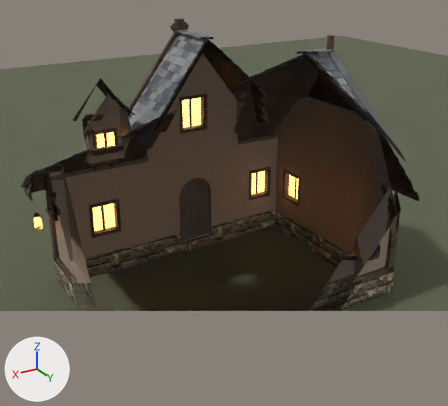
Two versions of the Blender file GameClient/ArtSource/Silverbrook/Cottage3/SilverbrookCottage3.blend, one commit apart.
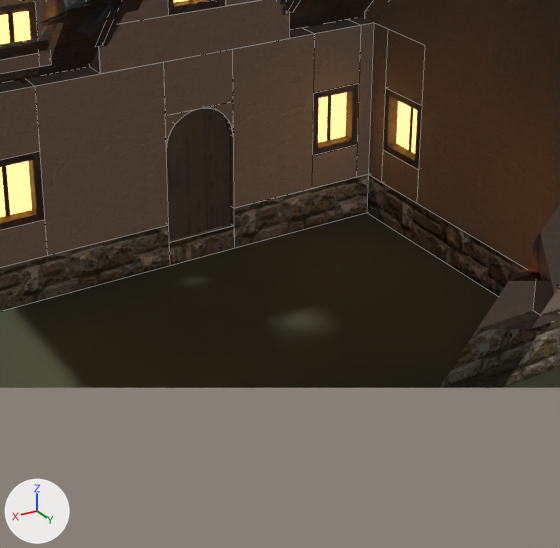
Old and new are each drawn whole from a camera (50 mm lens) standing at (6.72, 11.63, 7.83) and looking at (-0.02, 0.4, 2.21) and again close up on the part from 22% to 82% of the width and 31% to 95% of the height. The lights are fixed; the arrows at lower left show +X, +Y and +Z. The older version's two pictures come first. The close-ups show mesh edges as thin lines. Everything nearer to the camera than a plane just in front of the edit is cut away.

Objects in the first close-up: 'Ground', 'SM_SBCottage3_Details', 'SM_SBCottage3_Door1', 'SM_SBCottage3_Masonry', 'SM_SBCottage3_Plaster', 'SM_SBCottage3_Roof', 'SM_SBCottage3_Timber'.
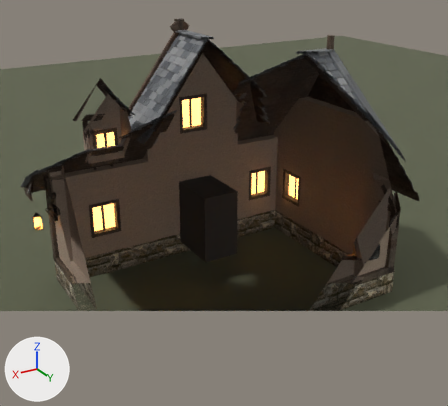
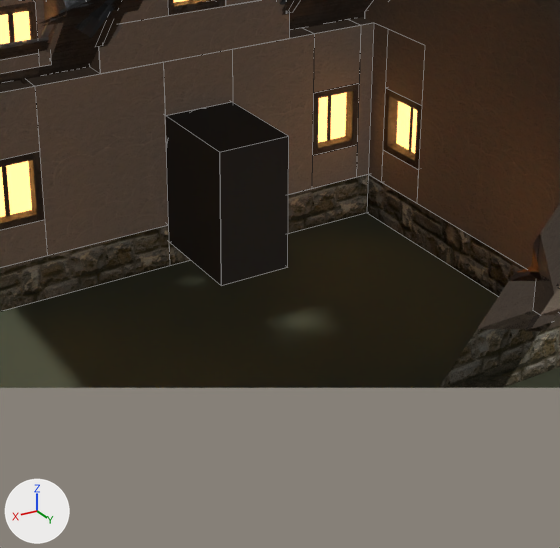
Boxes (x1, y1, x2, y2) around the edits, measured in the close-ups (560 x 548 px):
'SM_SBCottage3_EntryRooms', added: after (166, 102, 289, 286)
'SM_SBCottage3_Door1', unchanged, covered by the edit: before (166, 108, 231, 240)

Edits to the bpy script that builds the scene:
```text
Add mat_sb_entryroom:
    mat_sb_entryroom = principled_material('SB_EntryRoom')
    mat_sb_entryroom.base_color = (0.05, 0.045, 0.04)  # dark grey #3f3c38
    mat_sb_entryroom.roughness = 0.95
Add me_sm_sbcottage3_entryrooms:
    me_sm_sbcottage3_entryrooms.from_pydata([(-0.86, -0.36, 0.33), (0.07, -0.36, 0.33), (0.07, -0.36, 2.06), (-0.86, -0.36, 2.06), (-0.86, -1.75, 0.33), (-0.86, -0.36, 0.33), (-0.86, -0.36, 2.06), (-0.86, -1.75, 2.06), (0.06, -1.75, 2.06), (0.07, -0.36, 2.06), (0.07, -0.36, 0.33), (0.06, -1.75, 0.33), (-0.86, -1.75, 0.33), (0.06, -1.75, 0.33), (0.07, -0.36, 0.33), (-0.86, -0.36, 0.33), (-0.86, -0.36, 2.06), (0.07, -0.36, 2.06), (0.06, -1.75, 2.06), (-0.86, -1.75, 2.06)], [], [(0, 1, 2, 3), (4, 5, 6, 7), (8, 9, 10, 11), (12, 13, 14, 15), (16, 17, 18, 19)])
    me_sm_sbcottage3_entryrooms.materials.append(mat_sb_entryroom)  # dark grey #3f3c38
Add ob_sm_sbcottage3_entryrooms:
    ob_sm_sbcottage3_entryrooms = bpy.data.objects.new('SM_SBCottage3_EntryRooms', me_sm_sbcottage3_entryrooms)
    ob_sm_sbcottage3_entryrooms.location = (0.0, 0.0, 0.0)
```
